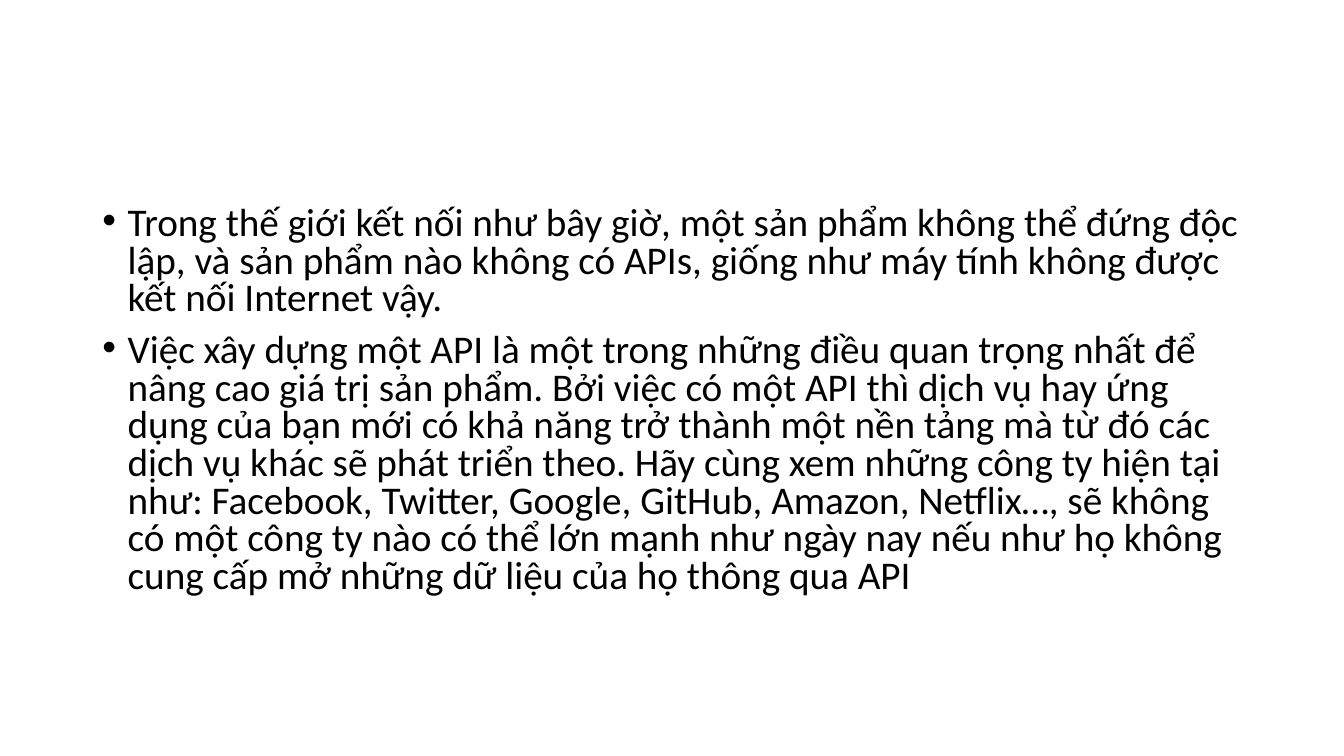
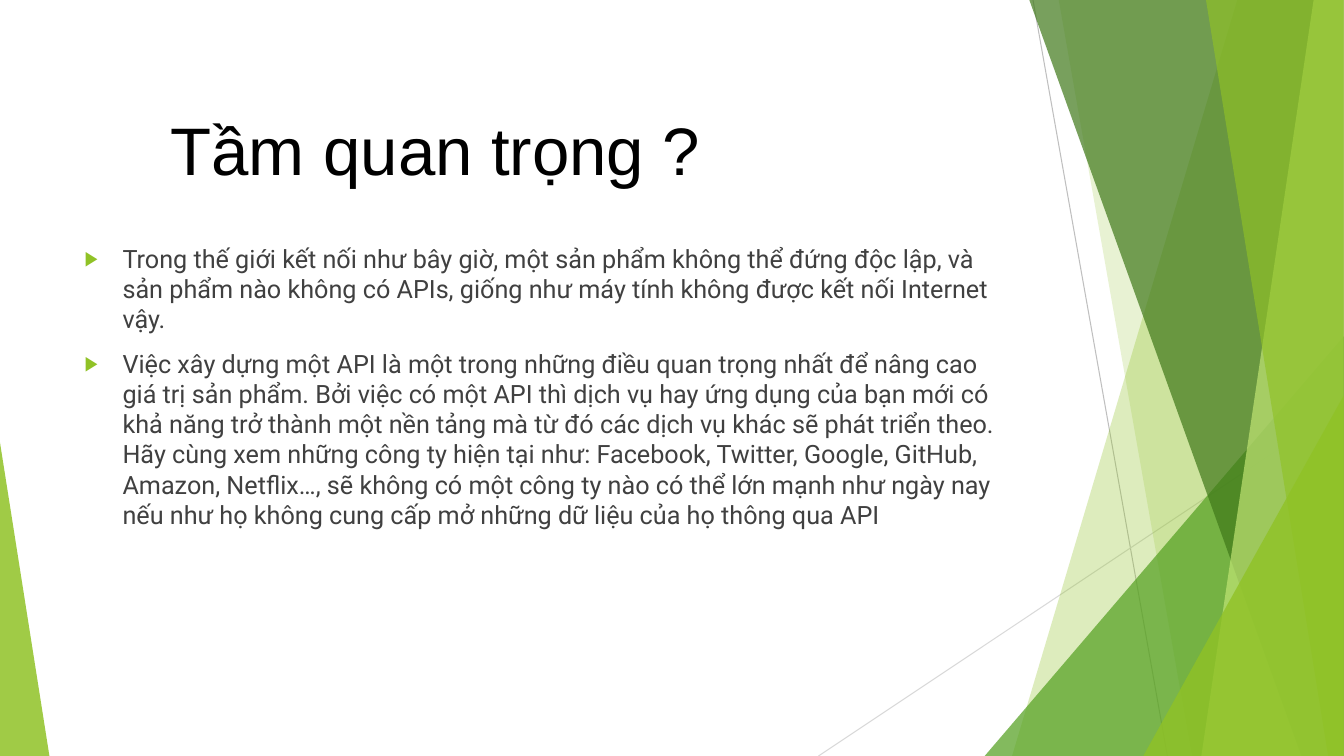
Before and after one commit to hoanghiep8921/t3h_demo, a slide deck: slide 5 of slide-t3h/Webservices.pptx (slide 4 before the commit). Drawn at 1344x756 pixels with LibreOffice and Linux fonts; fonts in the diff are those of the drawing. Boxes give left, top, right and bottom in pixels: in the first picture for what was removed or moved away, otherwise in the second. Text is boxed around its words. In the diff, an @@ line names an element or a change of style, - is before the commit and + after.

```diff
--- a/slide-t3h/Webservices.pptx
+++ b/slide-t3h/Webservices.pptx
@@ text added at (170,123,644,187), 48 pt, text #000000 @@
+Tầm quan trọng ?
@@ text "Trong thế giới kết nối ...": place and size @@
-text "Trong thế giới kết nối ..." at (128,205,1238,596)
+text "Trong thế giới kết nối ..." at (123,247,993,530)
@@ text "Trong thế giới kết nối ..." at (123,247,993,530): size 28 to 18 pt, font Calibri to Roboto, text colour #000000 to #404040; bullet • to ▶; line spacing 0.8 to 1 @@
@@ group added at (0,0,1344,756): 5 freeform shapes, 3 triangles, 2 lines @@
```
Also in this commit, not shown: 19 other slides changed, 8 slides added, 3 slides removed, 27 other files.
